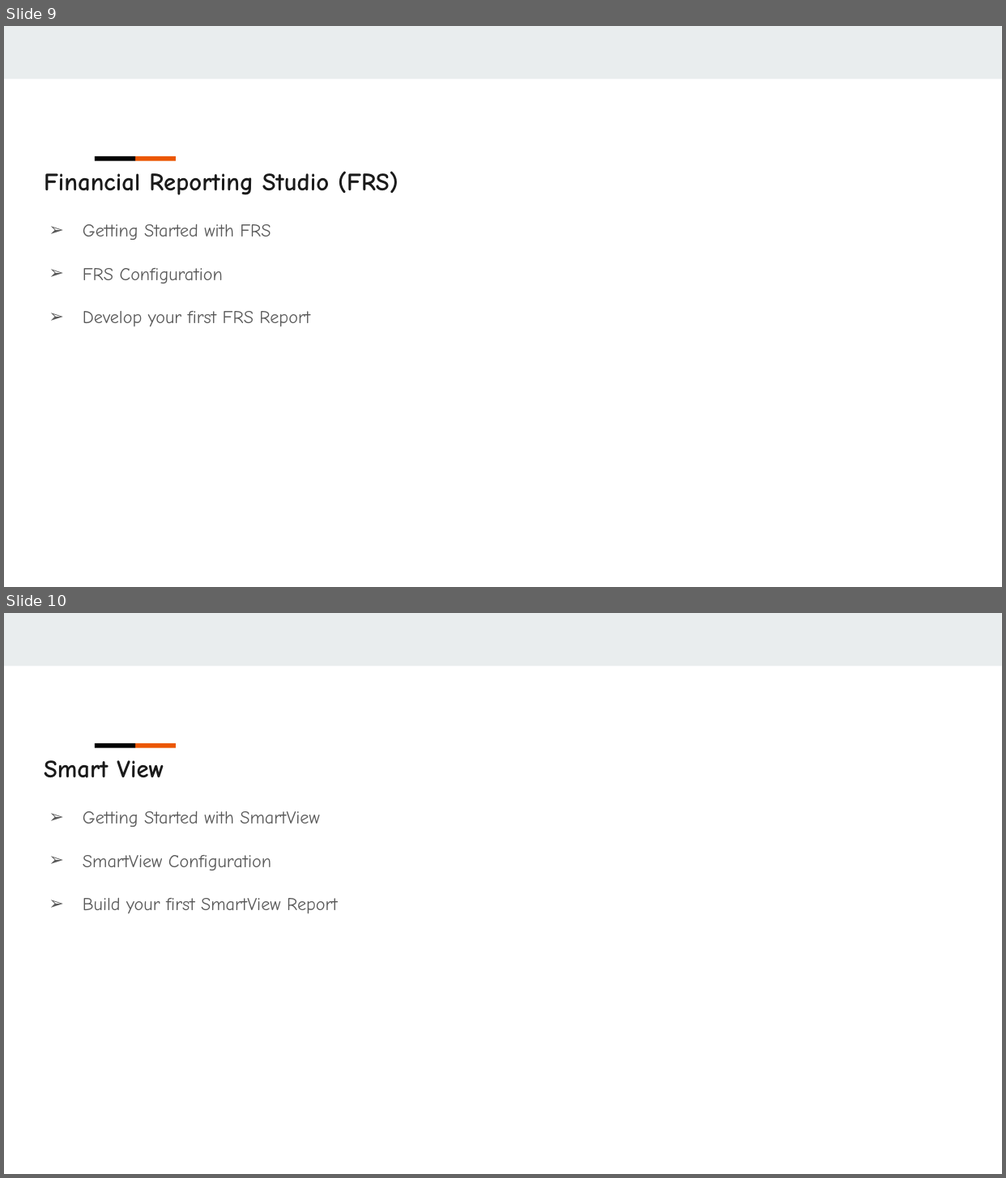
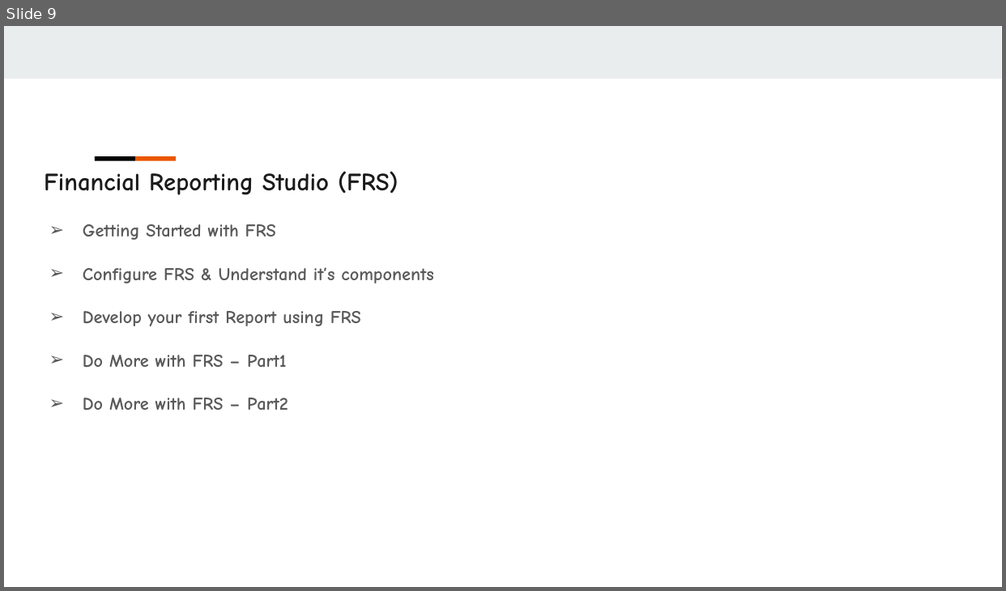
Before and after one commit to sharpenskill/fusionreports, a slide deck: 01.Introduction/1.Oracle Fusion Technical - BI,OTBI,BICC,FRS,SmartView & More - Course Preview/Oracle Fusion Technical - BI,OTBI,BICC,FRS,SmartView & More.pptx. Shown one above the other, each under a label of ours: slides 9 and 10 before the commit, slide 9 after it. The pictures are 1006x1178 and 1006x591 pixels, drawn with LibreOffice and Linux fonts; fonts in the diff are those of the drawing. Boxes give left, top, right and bottom in pixels: in the first picture for what was removed or moved away, otherwise in the second. Text is boxed around its words. In the diff, an @@ line names an element or a change of style, - is before the commit and + after.

```diff
--- a/01.Introduction/1.Oracle Fusion Technical - BI,OTBI,BICC,FRS,SmartView & More - Course Preview/Oracle Fusion Technical - BI,OTBI,BICC,FRS,SmartView & More.pptx
+++ b/01.Introduction/1.Oracle Fusion Technical - BI,OTBI,BICC,FRS,SmartView & More - Course Preview/Oracle Fusion Technical - BI,OTBI,BICC,FRS,SmartView & More.pptx
@@ slide 10 removed at [4, 613, 1002, 1174], background #FFFFFF; not listed: 3 template elements that a slide beside it also shows @@
@@ text removed at [44, 760, 164, 778] @@
-Smart View
@@ text removed at [83, 811, 338, 914] @@
-➢ Getting Started with SmartView
-➢ SmartView Configuration
-➢ Build your first SmartView Report
@@ slide 9 changed as well @@
@@ text at [83, 224, 276, 240]: bold on in "Getting Started with FRS" @@
@@ text at [83, 267, 433, 410]: text changed; bold on @@
-➢ FRS Configuration
-➢ Develop your first FRS Report
+➢ Configure FRS & Understand it’s components
+➢ Develop your first Report using FRS
+➢ Do More with FRS – Part1
+➢ Do More with FRS – Part2
```
Also in this commit, not shown: 8 other slides changed, 1 slide added.
